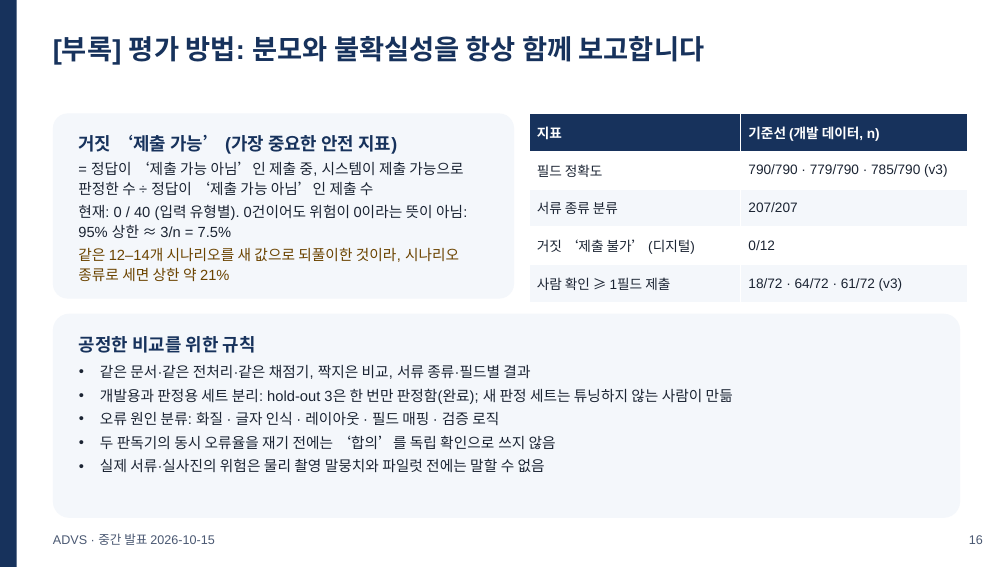
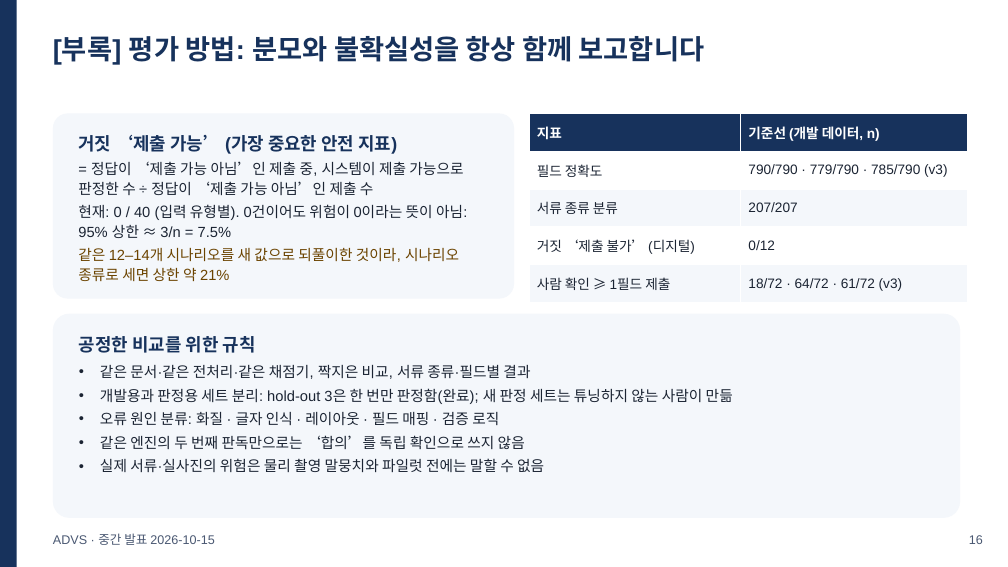
Before and after one commit to khabibro/ADVS, a slide deck: slide 16 of docs/midterm/ADVS_midterm.pptx. Drawn at 1008x567 pixels with LibreOffice and Linux fonts; fonts in the diff are those of the drawing. Boxes give left, top, right and bottom in pixels: in the first picture for what was removed or moved away, otherwise in the second. Text is boxed around its words. In the diff, an @@ line names an element or a change of style, - is before the commit and + after.

```diff
--- a/docs/midterm/ADVS_midterm.pptx
+++ b/docs/midterm/ADVS_midterm.pptx
@@ text in rounded rectangle at bbox=[100, 435, 525, 450]: text changed @@
-• 두 판독기의 동시 오류율을 재기 전에는 ‘합의’를 독립 확인으로 쓰지 않음
+• 같은 엔진의 두 번째 판독만으로는 ‘합의’를 독립 확인으로 쓰지 않음
```
Also in this commit, not shown: 6 other slides changed, 15 other files.
